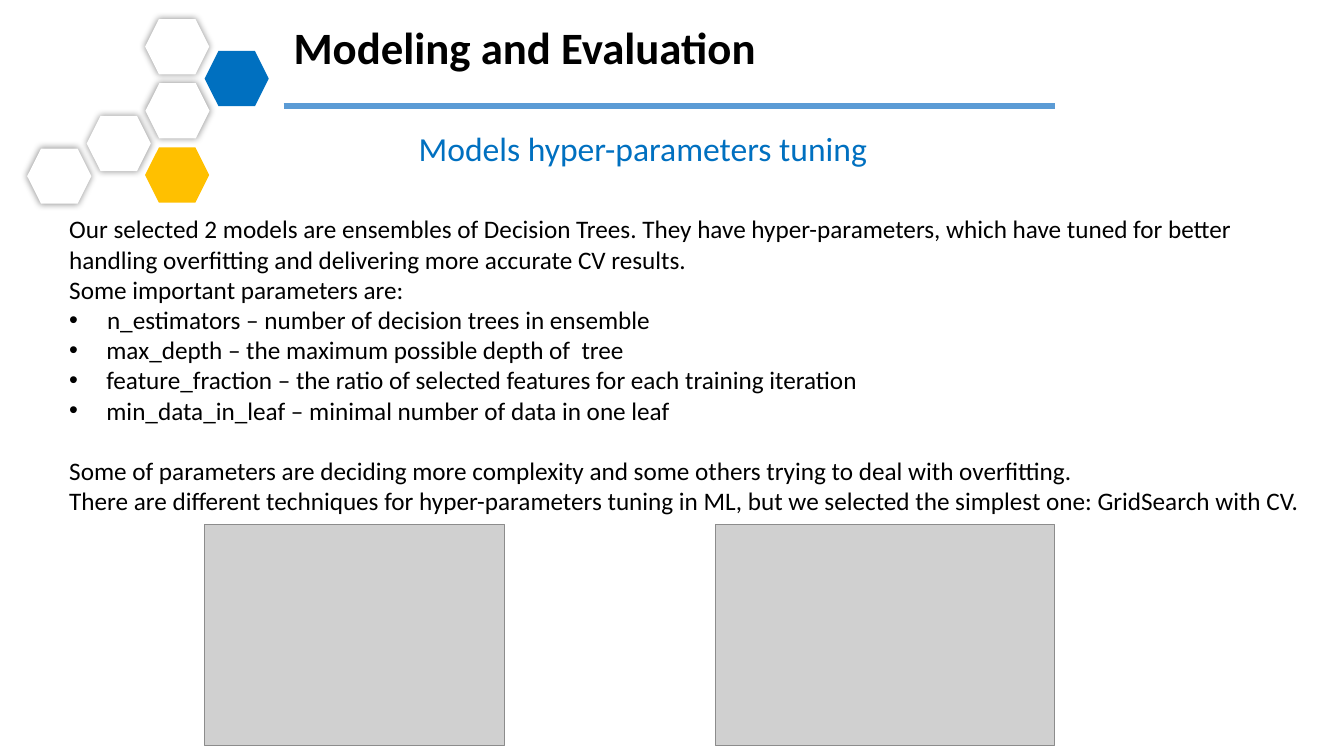
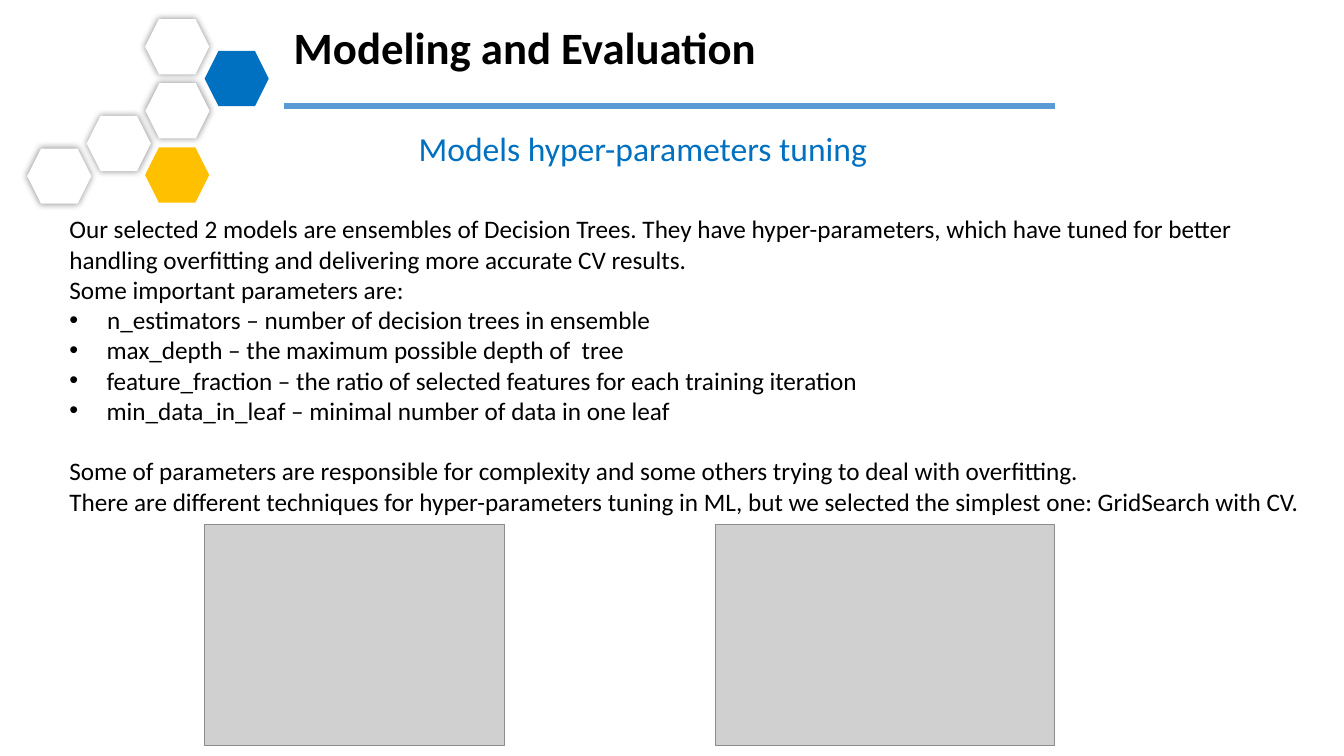
Before and after one commit to razmikmelikbekyan/market_share_prediction, a slide deck: slide 18 of PMI.pptx (slide 15 before the commit). Drawn at 1344x756 pixels with LibreOffice and Linux fonts; fonts in the diff are those of the drawing; grey boxes stand for pictures. Boxes give left, top, right and bottom in pixels: in the first picture for what was removed or moved away, otherwise in the second. Text is boxed around its words. In the diff, an @@ line names an element or a change of style, - is before the commit and + after.

Commit message:
typo correction in presentation

```diff
--- a/PMI.pptx
+++ b/PMI.pptx
@@ text at box(69, 462, 1078, 485): text changed @@
-Some of parameters are deciding more complexity and some others trying to deal with overfitting.
+Some of parameters are responsible for complexity and some others trying to deal with overfitting.
```
Also in this commit, not shown: 18 other slides changed, 4 slides added, 1 other file.
